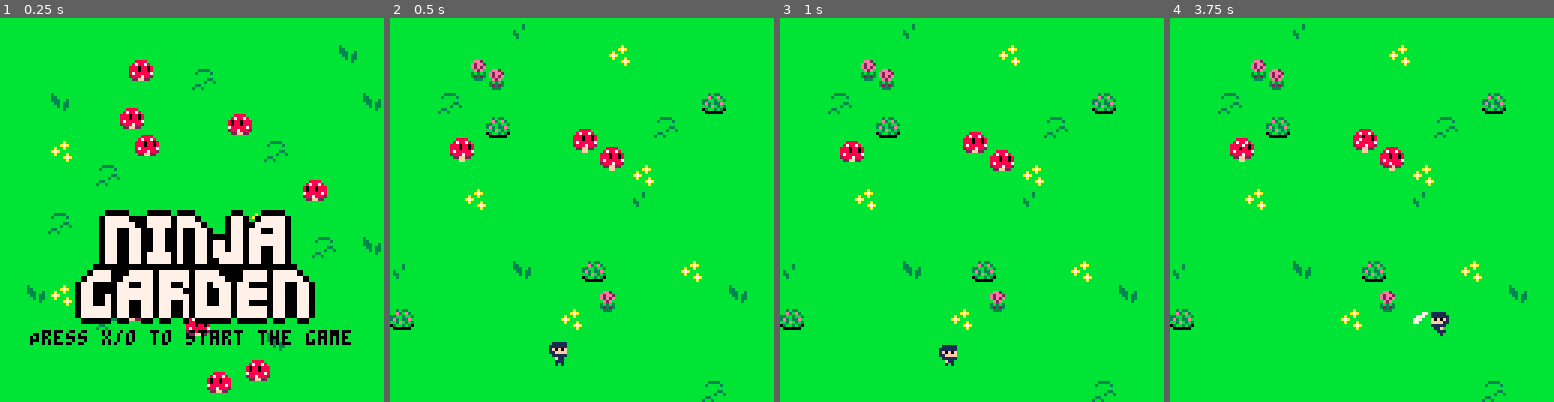
Above: before the commit, frames 1-4 (left to right).
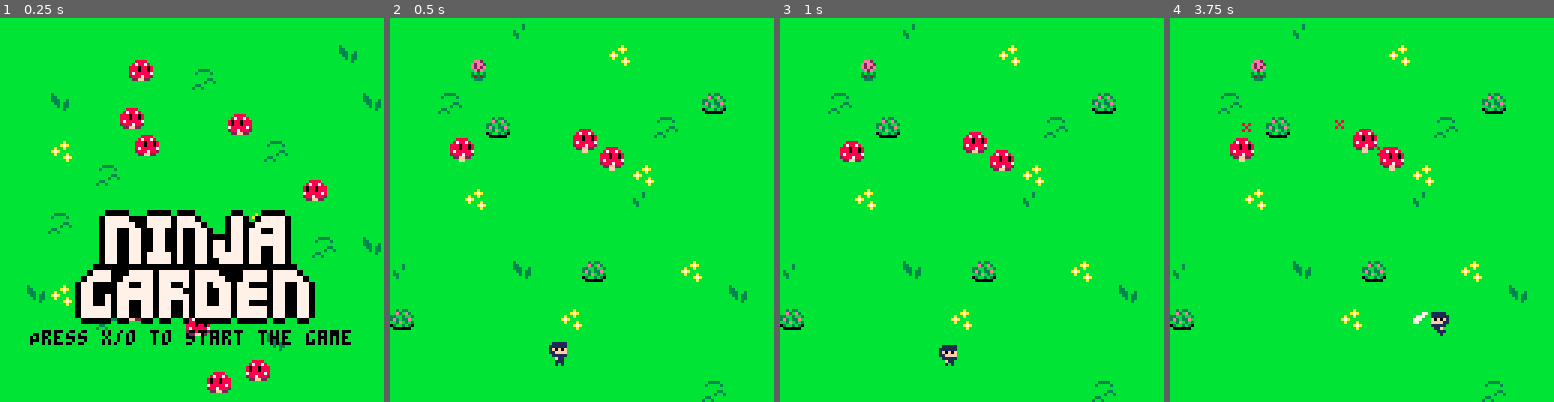
Above: after the commit, the same moments.

Repository: SnoozeTime/Spring2D_2025
Game: PICO-8 cartridge spring.p8
Two runs of this game, one before a commit and one after it. Both use one fixed random seed, a clock stepped at 60 frames per second and the inputs below.
Inputs:
- Up to frame 1 (0.25 s): no input
- Up to frame 2 (0.5 s): tap X (X key) at 0.33 s
- Up to frame 3 (1 s): tap O (Z key) at 0.7 s
- Up to frame 4 (3.75 s): tap X (X key) at 1.07, 1.85, 2.97 s; hold Right 1.6-2.1 s; tap O (Z key) every 0.4 s from 1.7 to 3.7 s; hold Up 2.15-2.42 s; hold Right 2.47-3.03 s; hold Left 3.08-3.58 s; hold Down from 3.63 s (still down)

Frame 1 is identical in both runs. In frame 2, 0.3% of the frame differs, in the area x 25-59%, y 13-77%; in frame 3, 0.3%; in frame 4, 0.5%, in the area x 17-59%, y 13-77%.

Commit message:
Win and lose states

Diff:
--- a/game.lua
+++ b/game.lua
@@ -27,7 +27,7 @@
   spores = {}
 
   roses = {}
-  for i=1,3 do
+  for i=1,1 do
     add(roses, rose:new{
       pos = {x = flr(rnd(120-rose.SIZE)), y = flr(rnd(120-rose.SIZE))},
     })
@@ -76,7 +76,20 @@
   for i=#dead_spores,1,-1 do
     deli(spores,dead_spores[i])
   end
+  local dead_roses = {}
   for i=1,#roses do
-    roses[i]:update()
+    if not roses[i]:update() then
+      add(dead_roses, i)
+    end
+  end
+  for i=#dead_roses,1,-1 do
+    deli(roses,dead_roses[i])
+  end
+
+  if #roses <= 0 then
+    gameover_init()
+  end
+  if #spores <= 0 and #shrooms <= 0 then
+    win_init()
   end
 end
--- /dev/null
+++ b/gameover.lua
@@ -0,0 +1,15 @@
+function gameover_init()
+  _update = gameover_update
+  _draw = gameover_draw
+end
+
+function gameover_update()
+  if (btnp(❎)) then menu_init() end
+end
+
+function gameover_draw()
+  cls(0)
+  color(7)
+  print("game over!", 48, 80)
+  print("press x/o to restart", 26, 104)
+end
--- a/rose.lua
+++ b/rose.lua
@@ -7,15 +7,42 @@
   o = o or {}
   setmetatable(o, self)
   self.__index = self
+  self.withering = false
+  o.anim = anim:new{
+    t = 0,
+    trans_color = 6,
+    frame = 1,
+    frame_length = 0,
+    -- Only one frame.
+    frames = {8},
+    w = 1,
+    h = 1,
+    loop = true,
+  }
   return o
 end
 
+function rose:wither()
+  if not self.withering then
+    self.withering = true
+    self.anim = anim:new{
+      t = 0,
+      trans_color = 6,
+      frame = 1,
+      frame_length = 0,
+      frames = {8,0,8,0,8,0,8,0,8,0,8,0,8,0,8,0,8,0,8,0,8,0,8,0,8,0,8,0,8,0,8,0},
+      w = 1,
+      h = 1,
+      loop = false,
+    }
+  end
+end
+
 function rose:update()
+  self.anim:update()
+  return self.anim:done()
 end
 
 function rose:draw()
-  palt()
-  palt(0,false)
-  palt(self.TCOLOR,true)
-  spr(8,self.pos.x,self.pos.y)
+  self.anim:draw(self.pos.x,self.pos.y)
 end
--- a/shroom.lua
+++ b/shroom.lua
@@ -15,7 +15,7 @@
   self.__index = self
   o.vel = {x = 0, y = 0}
   o.facing = 1
-  o.spore_t = 0
+  o.spore_t = flr(rnd(o.SPORE_WAIT_FRAMES))
   o.anim = anim:new{
     t = 0,
     trans_color = 6,
@@ -118,6 +118,7 @@
   -- If we're close enough, attack directly.
   if len < self.ATTACK_DISTANCE then
     o.target = {x = o.rose.pos.x, y = o.rose.pos.y}
+    o.target_acquired = true
   else
     -- Attack as far as we can
     -- TODO: randomize this a bit
@@ -125,6 +126,7 @@
       x = o.pos.x + normal.x * self.ATTACK_DISTANCE,
       y = o.pos.y + normal.y * self.ATTACK_DISTANCE,
     }
+    o.target_acquired = false
   end
   o.anim = anim:new{
     t = 0,
@@ -145,6 +147,9 @@
   self.anim:update()
 
   if self.t >= self.FLOAT_FRAMES then
+    if self.target_acquired then
+      self.rose:wither()
+    end
     -- plant shroom
     return shroom:new{
       pos = {x = self.pos.x, y = self.pos.y}
--- a/spring.p8
+++ b/spring.p8
@@ -9,6 +9,8 @@
 #include rose.lua
 #include state.lua
 #include math.lua
+#include gameover.lua
+#include win.lua
 __gfx__
 66666666666666666666666666666666666666666666666666888866bbbbbbbb6666666600000000000000000000000000000000000000000000000000000000
 66666666666666666666666666666666666666666688886668788786bb3b33bb666ee26605444444000000000000000000000000000000000000000000000000
--- /dev/null
+++ b/win.lua
@@ -0,0 +1,15 @@
+function win_init()
+  _update = win_update
+  _draw = win_draw
+end
+
+function win_update()
+  if (btnp(❎)) then menu_init() end
+end
+
+function win_draw()
+  cls(0)
+  color(7)
+  print("you win!", 52, 80)
+  print("press x/o to restart", 26, 104)
+end
